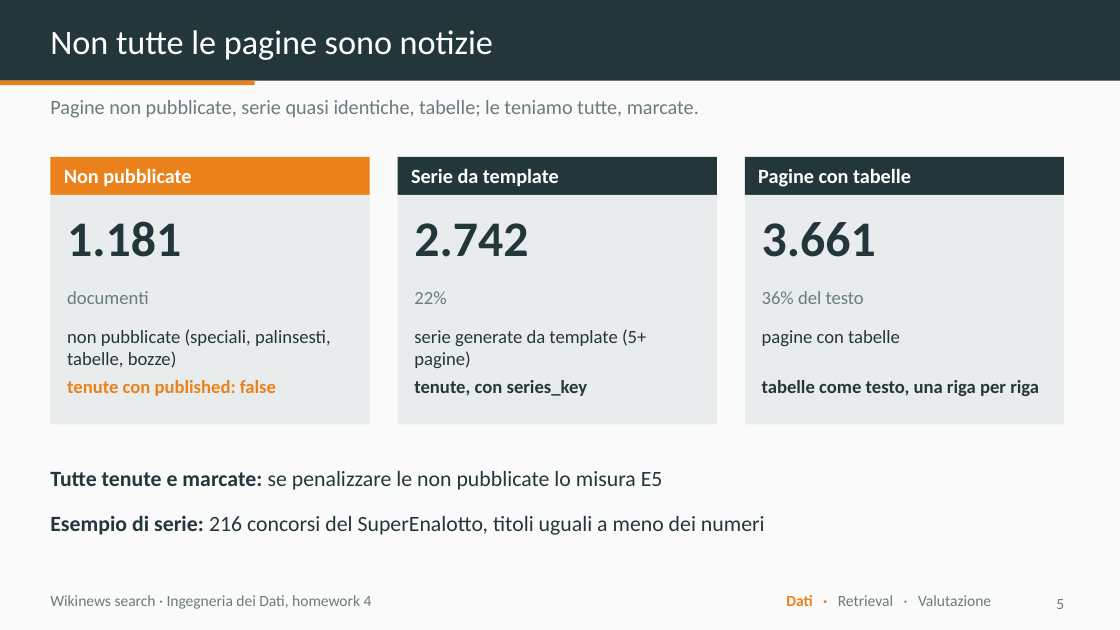
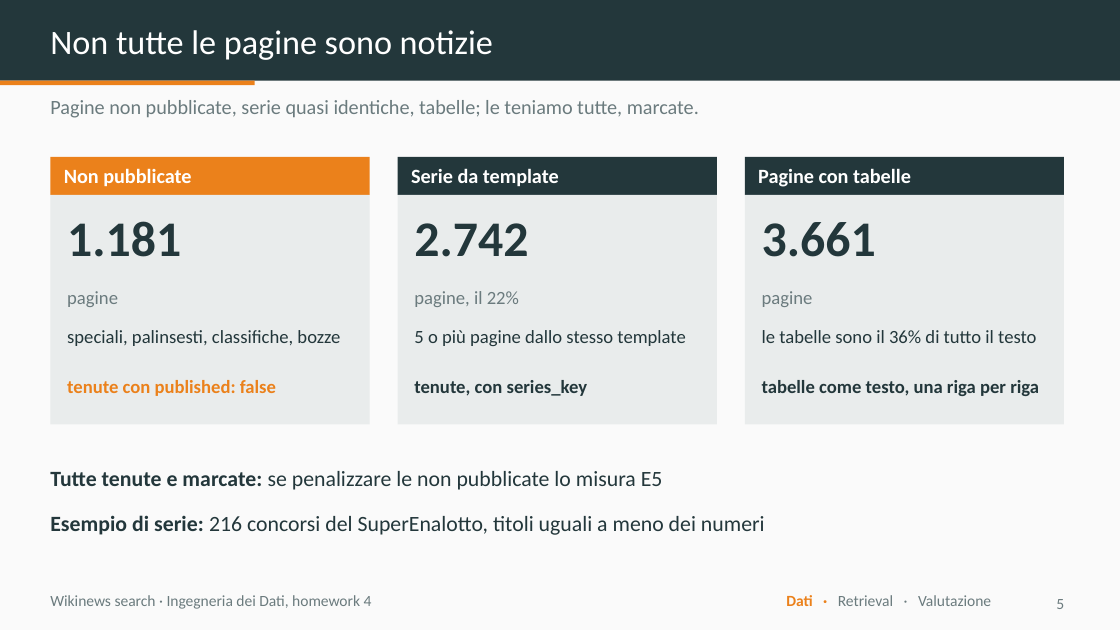
Before and after one commit to dnlsdn/wikinews-search, a slide deck: slide 5 of slides/wikinews-search.pptx. Drawn at 1120x630 pixels with LibreOffice and Linux fonts; fonts in the diff are those of the drawing. Boxes give left, top, right and bottom in pixels: in the first picture for what was removed or moved away, otherwise in the second. Text is boxed around its words. In the diff, an @@ line names an element or a change of style, - is before the commit and + after.

```diff
--- a/slides/wikinews-search.pptx
+++ b/slides/wikinews-search.pptx
@@ text at (67,291,118,307): text changed @@
-documenti
+pagine
@@ text at (414,291,519,307): text changed @@
-22%
+pagine, il 22%
@@ text at (762,291,813,307): text changed @@
-36% del testo
+pagine
@@ text at (67,330,340,346): text changed @@
-non pubblicate (speciali, palinsesti, tabelle, bozze)
+speciali, palinsesti, classifiche, bozze
@@ text at (414,330,685,346): text changed @@
-serie generate da template (5+ pagine)
+5 o più pagine dallo stesso template
@@ text at (762,330,1036,343): text changed @@
-pagine con tabelle
+le tabelle sono il 36% di tutto il testo
```
Also in this commit, not shown: 4 other slides changed, 5 other files.
